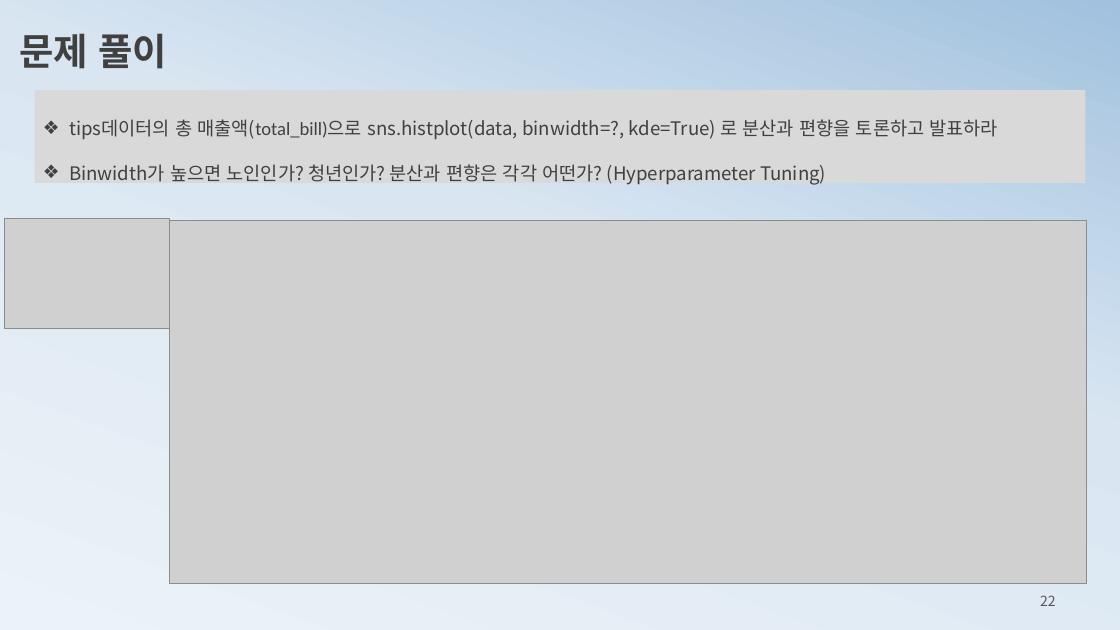
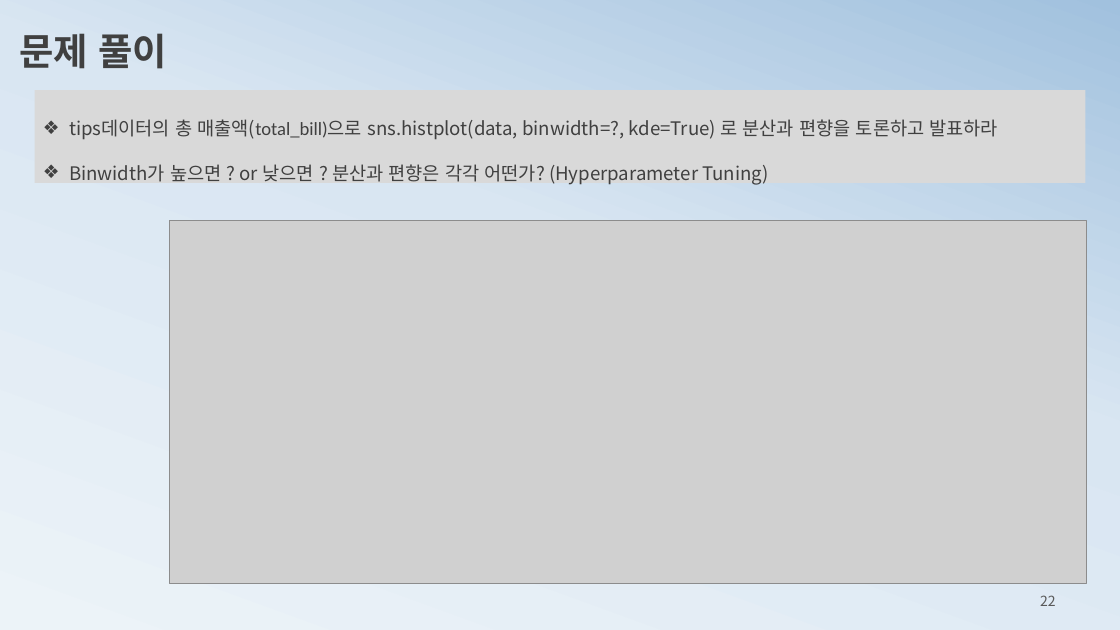
Before and after one commit to ancestor9/mathematics-for-machine-learning, a slide deck: slide 22 of 3_probability theory for machine learning.pptx. Drawn at 1120x630 pixels with LibreOffice and Linux fonts; fonts in the diff are those of the drawing; grey boxes stand for pictures. Boxes give left, top, right and bottom in pixels: in the first picture for what was removed or moved away, otherwise in the second. Text is boxed around its words. In the diff, an @@ line names an element or a change of style, - is before the commit and + after.

```diff
--- a/3_probability theory for machine learning.pptx
+++ b/3_probability theory for machine learning.pptx
@@ text in rectangle at bbox=[69, 164, 768, 185]: text changed @@
-❖ Binwidth가 높으면 노인인가? 청년인가? 분산과 편향은 각각 어떤가? (Hyperparameter Tuning)
+❖ Binwidth가 높으면 ? or 낮으면 ? 분산과 편향은 각각 어떤가? (Hyperparameter Tuning)
@@ picture removed at bbox=[5, 218, 170, 329] @@
```
Also in this commit, not shown: 1 slide added, 1 slide removed.
